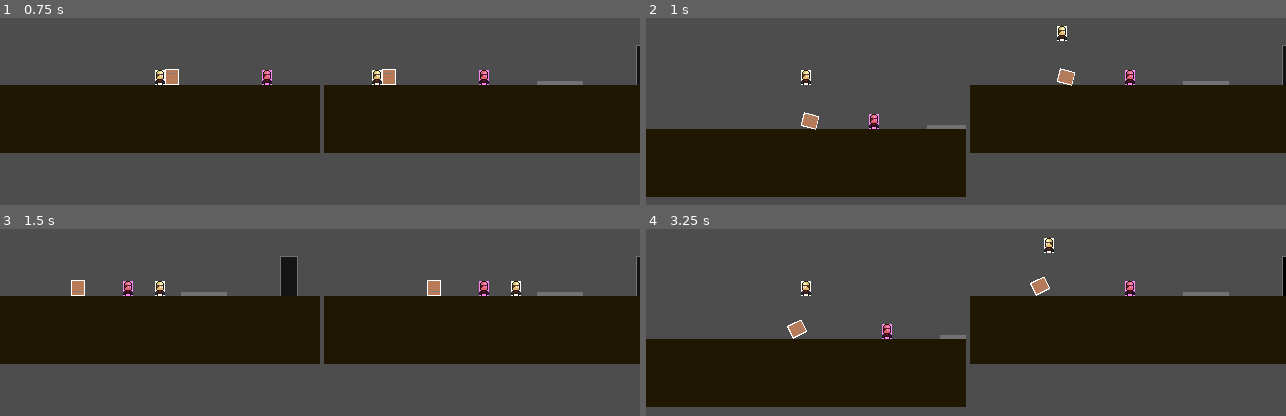
Above: before the commit, frames 1-4 (two rows, left to right).
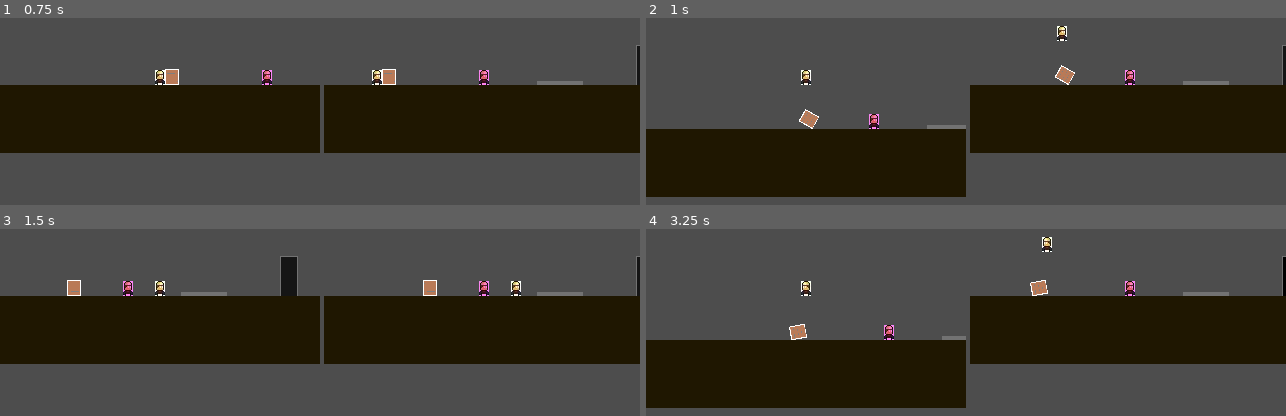
Above: after the commit, the same moments.

Repository: Darr3n2GG/Puzzle-Knights-2P-
Game: Godot game, scene res://Scenes/splitscreen.tscn
The game is run twice, just before and just after one commit, with the same random seed, the same clock (stepped at 60 frames per second) and the same inputs.
Inputs:
- Up to frame 1 (0.75 s): hold D (1Right) from 0.53 s (still down); tap S (1Attack) at 0.6 s
- Up to frame 2 (1 s): keep holding D (1Right); tap W (1Up) at 0.77 s; tap Down (2Place) at 0.8 s
- Up to frame 3 (1.5 s): keep holding D (1Right); tap Down (2Place) at 1.35 s
- Up to frame 4 (3.25 s): tap W (1Up) at 1.52, 3.02 s; tap S (1Attack) at 1.55, 2.1, 3.05 s; release D (1Right) at 2.03 s; hold A (1Left) from 2.03 s (still down); tap Down (2Place) at 2.3, 2.85 s

Frame 1 is identical in both runs. In frame 2, 0.3% of the frame differs, in the area x 23-68%, y 25-60%; in frame 3, 0.3%; in frame 4, 1.1%, in the area x 0-64%, y 4-96%.
Error before the commit: Attempt to call function 'start' in base 'null instance' on a null instance. (res://Characters/Players/Player.gd:59)

Commit message:
Minor bug fixes
+Fixed S bug
> Attack system still not working (I will refer to the video you sent)

Diff:
--- a/Characters/Players/Player 1/player_1.tscn
+++ b/Characters/Players/Player 1/player_1.tscn
@@ -1,8 +1,11 @@
-[gd_scene load_steps=5 format=3 uid="uid://da1c0fs0p4kxp"]
+[gd_scene load_steps=6 format=3 uid="uid://da1c0fs0p4kxp"]
 
 [ext_resource type="Script" path="res://Characters/Players/Player.gd" id="1_yjl8x"]
 [ext_resource type="Resource" uid="uid://deqgd3ry1p2rn" path="res://Resources/p1_controls.tres" id="2_g5pru"]
 [ext_resource type="Texture2D" uid="uid://caeaf7v4hil5g" path="res://Characters/Players/Player 1/miner.jpg" id="3_24ed2"]
+
+[sub_resource type="RectangleShape2D" id="RectangleShape2D_ah4og"]
+size = Vector2(17, 15)
 
 [sub_resource type="RectangleShape2D" id="RectangleShape2D_0m543"]
 size = Vector2(10, 15)
@@ -17,9 +20,18 @@
 region_enabled = true
 region_rect = Rect2(3, 1, 10, 15)
 
-[node name="Hitbox" type="CollisionShape2D" parent="."]
+[node name="Area2D" type="Area2D" parent="Sprite2D"]
+
+[node name="HurtBox" type="CollisionShape2D" parent="Sprite2D/Area2D"]
+position = Vector2(13.5, 0)
+shape = SubResource("RectangleShape2D_ah4og")
+disabled = true
+debug_color = Color(0.937255, 0.25098, 0, 0.419608)
+
+[node name="CollisionBox" type="CollisionShape2D" parent="."]
 shape = SubResource("RectangleShape2D_0m543")
 
 [node name="Attacking" type="Timer" parent="."]
 
+[connection signal="area_entered" from="Sprite2D/Area2D" to="." method="_on_area_2d_area_entered"]
 [connection signal="timeout" from="Attacking" to="." method="_on_attacking_timeout"]
--- a/Characters/Players/Player.gd
+++ b/Characters/Players/Player.gd
@@ -1,7 +1,6 @@
 extends CharacterBody2D
 
 @onready var anim : Node = $Sprite2D
-@onready var atk : Node = $Attacking
 
 const speed : float = 200.0
 const jump_vel : float = -300.0
@@ -46,27 +45,6 @@
 			collided.get_collider().apply_central_impulse(Vector2(-collided.get_normal().x * push_force,0))
 
 
-
-func _input(_event):
-	if Input.is_action_just_pressed("2Place"):
-		print("Wait, bro, we haven't add that.")
-		pass
-
-func attack(): #here needs a code to limit it to work only for p1
-	if Input.is_action_just_pressed("1Attack"):
-		print("Bro is trying to attack")
-		global.p1_attacking = true
-		atk.start(-1) #Timer is only available on P1
-
-
-func _on_attacking_timeout():
-	atk.stop()
-	global.p1_attacking = false
-
-
-
-
-
 #func update_animation():
 #	if velocity.y < 0:
 #		while not is_on_floor():
@@ -83,8 +61,33 @@
 #	else:
 #		anim.play("idle")
 
+
+func _input(_event):
+	if Input.is_action_just_pressed("2Place"):
+		print("Wait, bro, we haven't add that.") #Place holder code for block placing function
+		pass
+
+
+
+func attack():
+	if controls.player_index == 0: #haha bug fixed
+		if Input.is_action_just_pressed("1Attack"):
+			print("Bro is trying to attack")
+			global.p1_attacking = true
+			$Attacking.start(-1) #Timer is only available on P1
+
+func _on_attacking_timeout():
+	$Attacking.stop()
+	global.p1_attacking = false
+
+
+
 func _on_exit_door_win(index):
 #	print("on the way")
 	if index == controls.player_index:
 		queue_free()
 #		print("function called")
+
+
+func _on_area_2d_area_entered(area):
+	pass # Replace with function body.
--- a/Creature/Dummy.gd
+++ b/Creature/Dummy.gd
@@ -15,6 +15,7 @@
 func _on_hitbox_body_entered(body):
 	if body.has_method("player_1"):
 		p1_attackzone = true
+		print("Get away from that barrel!")
 
 
 func _on_hitbox_body_exited(body):
--- a/Creature/Dummy.tscn
+++ b/Creature/Dummy.tscn
@@ -4,10 +4,10 @@
 [ext_resource type="Texture2D" uid="uid://cl7s3d0qedkgl" path="res://Creature/Barrel.png" id="2_7m75l"]
 
 [sub_resource type="RectangleShape2D" id="RectangleShape2D_wu1b8"]
-size = Vector2(14, 16.25)
+size = Vector2(14, 16)
 
-[sub_resource type="RectangleShape2D" id="RectangleShape2D_wp2yk"]
-size = Vector2(26, 32)
+[sub_resource type="RectangleShape2D" id="RectangleShape2D_fe7n5"]
+size = Vector2(63, 45)
 
 [node name="Dummy" type="RigidBody2D"]
 collision_layer = 2
@@ -22,13 +22,14 @@
 texture = ExtResource("2_7m75l")
 
 [node name="Collision" type="CollisionShape2D" parent="."]
-position = Vector2(0, -0.125)
 shape = SubResource("RectangleShape2D_wu1b8")
 
-[node name="Hitbox" type="Area2D" parent="."]
+[node name="Area2D" type="Area2D" parent="."]
 
-[node name="CollisionShape2D" type="CollisionShape2D" parent="Hitbox"]
-shape = SubResource("RectangleShape2D_wp2yk")
+[node name="VandalismBox" type="CollisionShape2D" parent="Area2D"]
+self_modulate = Color(1, 1, 1, 0.996078)
+shape = SubResource("RectangleShape2D_fe7n5")
+debug_color = Color(1, 0, 0.113725, 0.419608)
 
-[connection signal="body_entered" from="Hitbox" to="." method="_on_hitbox_body_entered"]
-[connection signal="body_exited" from="Hitbox" to="." method="_on_hitbox_body_exited"]
+[connection signal="body_entered" from="Area2D" to="." method="_on_hitbox_body_entered"]
+[connection signal="body_exited" from="Area2D" to="." method="_on_hitbox_body_exited"]
--- a/project.godot
+++ b/project.godot
@@ -17,7 +17,7 @@
 
 [autoload]
 
-global="*res://global.gd"
+global="*res://Creature/global.gd"
 
 [display]
 
Renamed: global.gd -> Creature/global.gd
Not shown, added: tileset_1-bit_360.png.import
